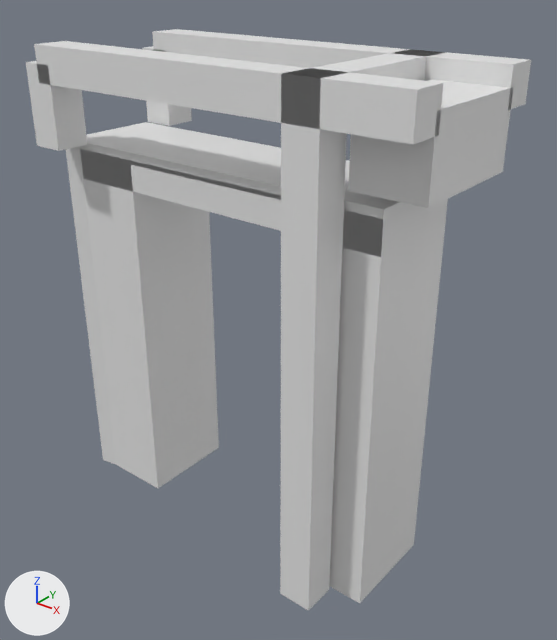
The glTF model models/edam/edam-kettingbrug/edam-kettingbrug.glb as it was, and as the next commit left it.
Rendered twice from a 50 mm camera at (12.36, -13.98, 4.98) aimed at (1.01, 0.21, -3.81). The lights are fixed; the arrows at lower left show +X, +Y and +Z. The first picture is the older version.

The first picture shows 'building:balans', 'building:balans 2', 'building:contragewicht', 'building:hamei', 'building:hamei 2', 'building:hangstang', 'building:hangstang 2', 'building:portaal', 'road:dek', 'road:landhoofd (aangenomen)', 'road:landhoofd (aangenomen) 2', 'road:rijbaan lokale weg'.
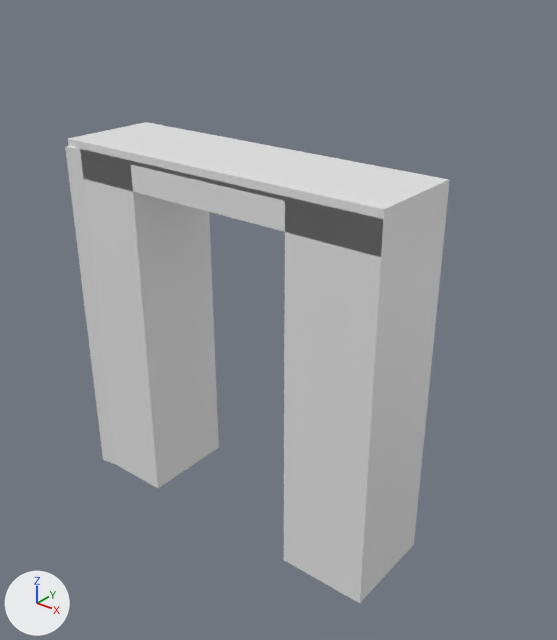
Edits to the bpy script that builds the scene:
```text
Remove ob_building_hamei:
    ob_building_hamei = bpy.data.objects.new('building:hamei', me_hamei)
    ob_building_hamei.location = (0.0, 0.0, 0.0)
Remove ob_building_hamei_2:
    ob_building_hamei_2 = bpy.data.objects.new('building:hamei 2', me_hamei_2)
    ob_building_hamei_2.location = (0.0, 0.0, 0.0)
Remove ob_building_portaal:
    ob_building_portaal = bpy.data.objects.new('building:portaal', me_portaal)
    ob_building_portaal.location = (0.0, 0.0, 0.0)
Remove ob_building_balans:
    ob_building_balans = bpy.data.objects.new('building:balans', me_balans)
    ob_building_balans.location = (0.0, 0.0, 0.0)
Remove ob_building_hangstang:
    ob_building_hangstang = bpy.data.objects.new('building:hangstang', me_hangstang)
    ob_building_hangstang.location = (0.0, 0.0, 0.0)
Remove ob_building_balans_2:
    ob_building_balans_2 = bpy.data.objects.new('building:balans 2', me_balans_2)
    ob_building_balans_2.location = (0.0, 0.0, 0.0)
Remove ob_building_hangstang_2:
    ob_building_hangstang_2 = bpy.data.objects.new('building:hangstang 2', me_hangstang_2)
    ob_building_hangstang_2.location = (0.0, 0.0, 0.0)
Remove ob_building_contragewicht:
    ob_building_contragewicht = bpy.data.objects.new('building:contragewicht', me_contragewicht)
    ob_building_contragewicht.location = (0.0, 0.0, 0.0)
```

Location of each change, [x1, y1, x2, y2] in pixels of the pictures (557 x 640 px):
'building:hamei 2', deleted
    before: [280, 68, 347, 611]
'building:balans 2', deleted
    before: [34, 41, 443, 145]
'building:contragewicht', deleted
    before: [348, 79, 514, 208]
'building:balans', deleted
    before: [152, 29, 531, 110]
'building:hangstang 2', deleted
    before: [26, 61, 87, 151]
'building:portaal', deleted
    before: [297, 51, 435, 81]
'building:hangstang', deleted
    before: [142, 46, 192, 126]
'building:hamei', deleted
    before: [394, 49, 446, 56]
